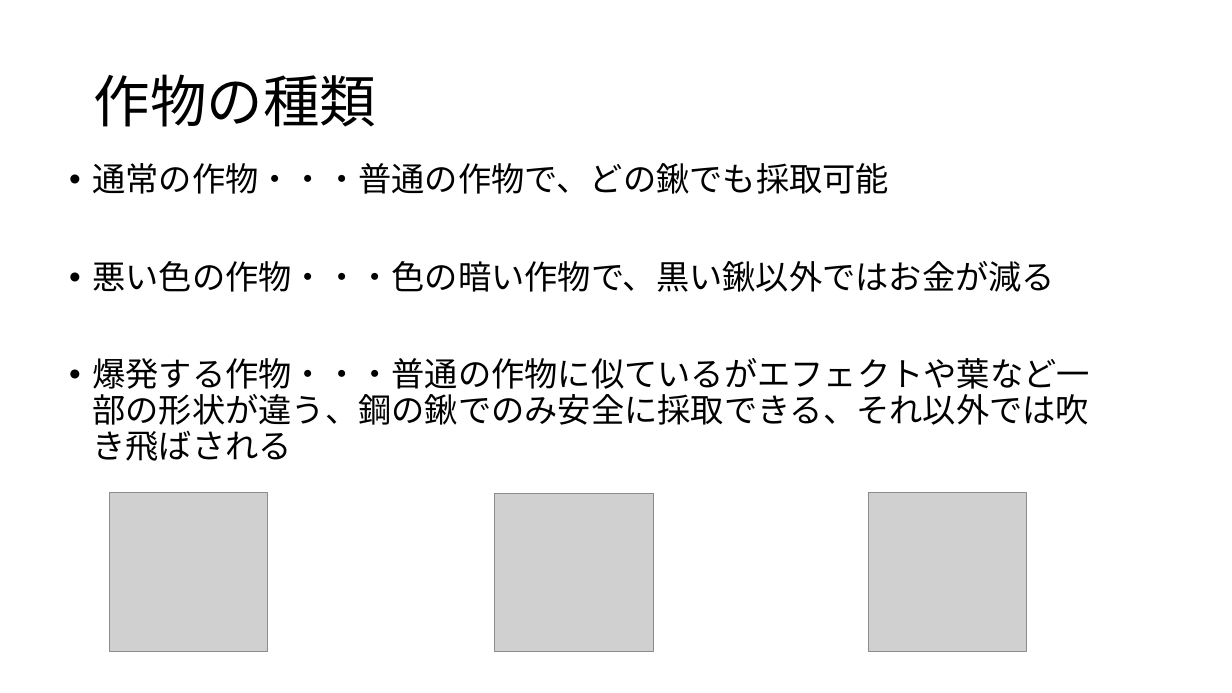
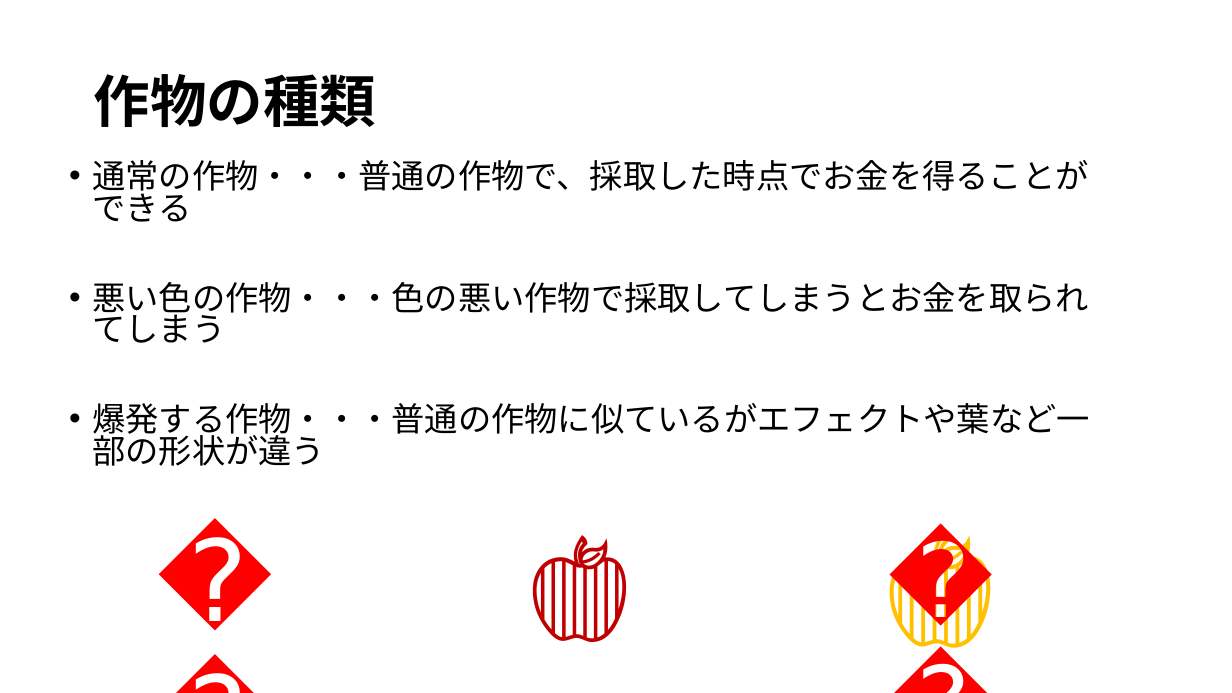
Before and after one commit to KawanoTakumi/FarmLife, a slide deck: slide 5 of FarmLife_企画.pptx. Drawn at 1232x693 pixels with LibreOffice and Linux fonts; fonts in the diff are those of the drawing; grey boxes stand for pictures. Boxes give left, top, right and bottom in pixels: in the first picture for what was removed or moved away, otherwise in the second. Text is boxed around its words. In the diff, an @@ line names an element or a change of style, - is before the commit and + after.

```diff
--- a/FarmLife_企画.pptx
+++ b/FarmLife_企画.pptx
@@ title "作物の種類" at <box>94,74,376,127</box>: bold on @@
@@ text at <box>92,160,1089,466</box>: text changed @@
-• 通常の作物・・・普通の作物で、どの鍬でも採取可能
-• 悪い色の作物・・・色の暗い作物で、黒い鍬以外ではお金が減る
-• 爆発する作物・・・普通の作物に似ているがエフェクトや葉など一部の形状が違う、鋼の鍬でのみ安全に採取できる、それ以外では吹き飛ばされる
+• 通常の作物・・・普通の作物で、採取した時点でお金を得ることができる
+• 悪い色の作物・・・色の悪い作物で採取してしまうとお金を取られてしまう
+• 爆発する作物・・・普通の作物に似ているがエフェクトや葉など一部の形状が違う
@@ picture removed at <box>109,493,268,652</box> @@
@@ text added at <box>149,505,231,651</box>, 88 pt, text #FF0000 @@
+🍎
@@ picture removed at <box>495,494,654,653</box> @@
@@ text added at <box>515,505,669,651</box>, 88 pt, text #C00000 @@
+🍎
@@ picture removed at <box>869,493,1028,652</box> @@
@@ text added at <box>871,499,1032,656</box>, 95 pt, text #FFC000 @@
+🍎
@@ text added at <box>880,511,962,645</box>, 80 pt, text #FF0000 @@
+🍎
```
Also in this commit, not shown: 5 other slides changed, 20 other files.
